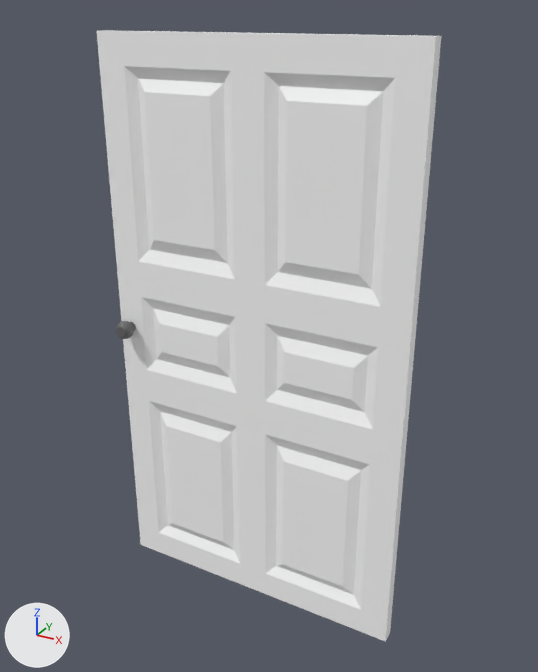
Renders of the FBX model Assets/_Project/3D Assets/Import_Models/ModularElements/Door/Mesh_Door_02.FBX from each side of a commit.
Before and after are seen from a 50 mm camera at (0.65, -2.14, 2.24) aimed at (-0.55, 0.05, 1.14). The lights are fixed; the arrows at lower left show +X, +Y and +Z. Where no turn or scale is listed for an object, it has been applied to the vertices.

Objects in the first picture: 'Mesh_Door_02'.
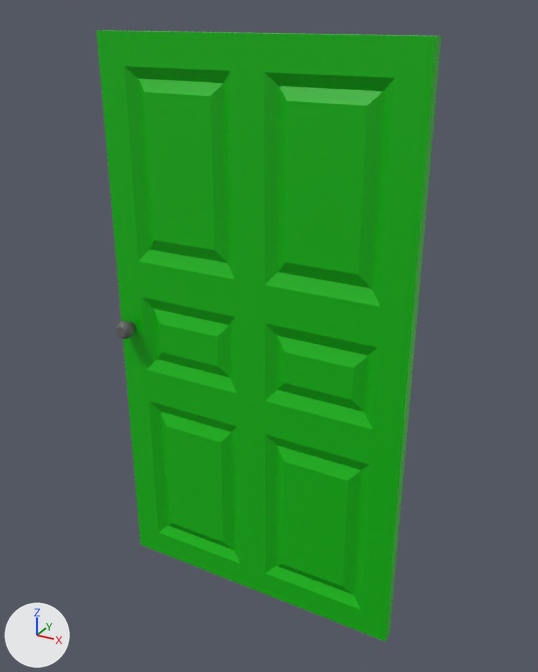
Patch to the scene script:
```diff
--- a/Assets/_Project/3D Assets/Import_Models/ModularElements/Door/Mesh_Door_02.FBX.py
+++ b/Assets/_Project/3D Assets/Import_Models/ModularElements/Door/Mesh_Door_02.FBX.py
@@ mat_m_color01 @@
+mat_m_color01 = principled_material('M_Color01')
+mat_m_color01.base_color = (0.0, 0.494, 0.0)  # green #00bb00
@@ me_mesh @@
 me_mesh.from_pydata(...)  # 446 vertices, 860 faces; spans x -1.18..0.0, y -0.1..0.1, z 0.0..2.17
 # used by ob_mesh_door_02; location = (0.0, 0.0, 0.0)
+# me_mesh part 1: 300 of the faces centred in x -1.18..0.0, y -0.02..0.03, z 0.0..2.17 switch from mat_m_atlas (picture img_atlas01_png) to mat_m_color01 (green #00ba00)
```

Changed parts and their boxes (x1, y1, x2, y2) in the pictures (538 x 672 px):
part 1 of me_mesh, recoloured (grey to green)
    both: (97, 30, 441, 642)
